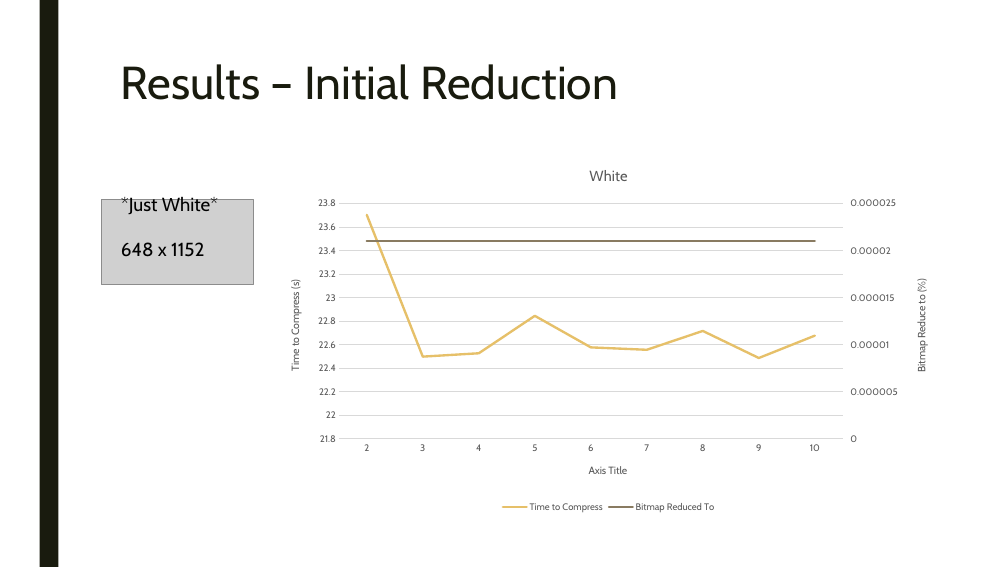
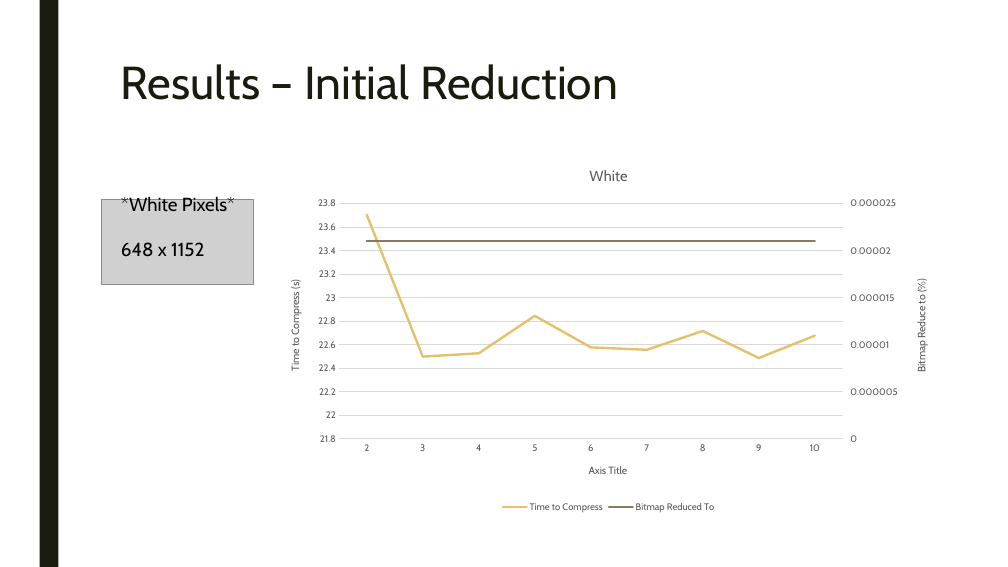
Before and after one commit to BenHorner96/CVSNU_image_compression, a slide deck: slide 11 of presentation.pptx. Drawn at 1008x567 pixels with LibreOffice and Linux fonts; fonts in the diff are those of the drawing; grey boxes stand for pictures. Boxes give left, top, right and bottom in pixels: in the first picture for what was removed or moved away, otherwise in the second. Text is boxed around its words. In the diff, an @@ line names an element or a change of style, - is before the commit and + after.

```diff
--- a/presentation.pptx
+++ b/presentation.pptx
@@ text at box(121, 195, 235, 211): text changed @@
-*Just White*
+*White Pixels*
```
Also in this commit, not shown: 3 other slides changed, 1 slide added, 3 other files.
